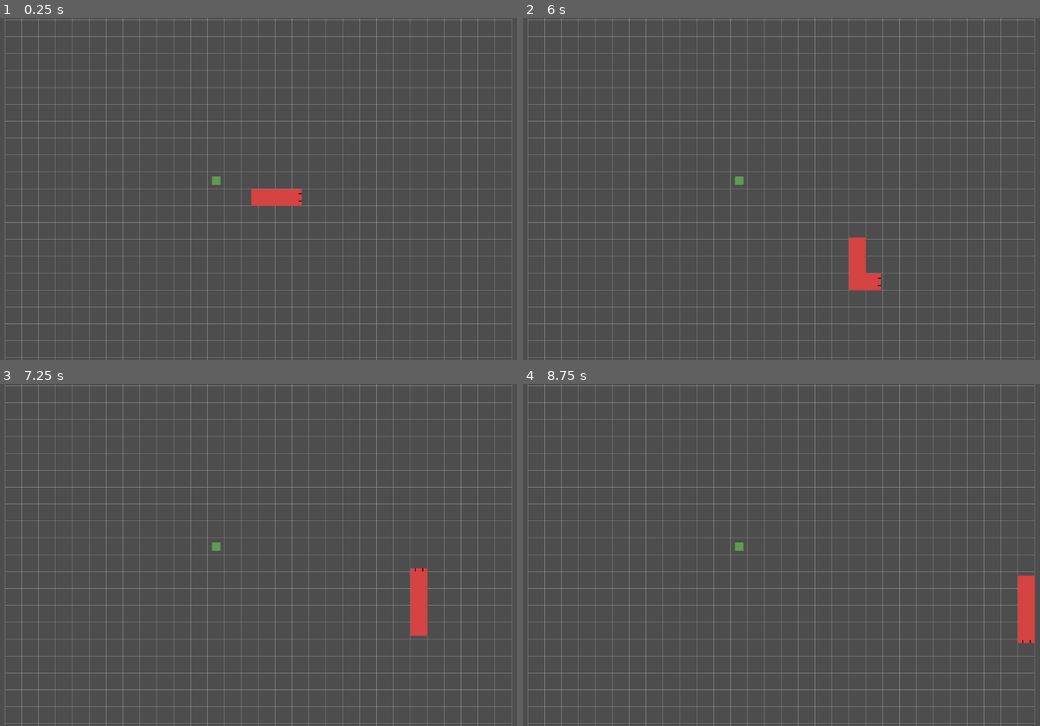
Above: before the commit, frames 1-4 (two rows, left to right).
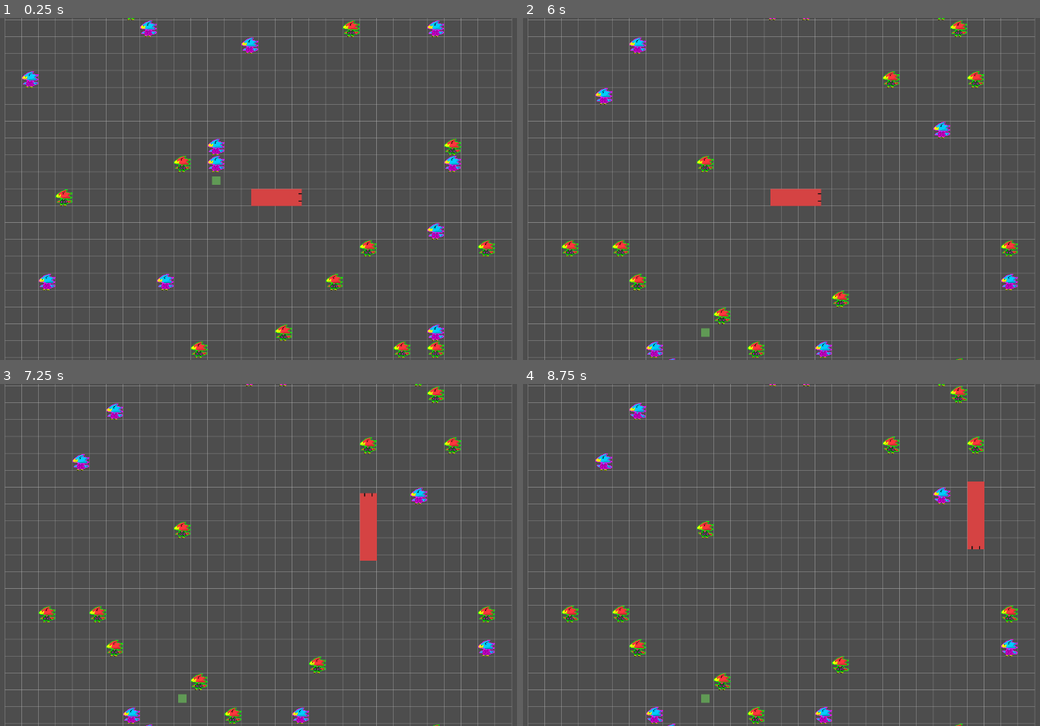
Above: after the commit, the same moments.

Repository: Morogox/Snakes2
Game: Godot game, scene res://Scenes/main.tscn
Two runs of this game, one before a commit and one after it. Both use one fixed random seed, a clock stepped at 60 frames per second and the inputs below.
Inputs:
- Up to frame 1 (0.25 s): no input
- Up to frame 2 (6 s): hold D (ui_right) 0.53-1.28 s; hold S (ui_down) 1.28-2.03 s; hold D (ui_right) 2.03-2.78 s; hold W (ui_up) 2.78-3.53 s; hold A (ui_left) 3.53-5.03 s; hold S (ui_down) 5.03-5.78 s; hold D (ui_right) from 5.78 s (still down)
- Up to frame 3 (7.25 s): release D (ui_right) at 6.53 s; hold W (ui_up) from 6.53 s (still down)
- Up to frame 4 (8.75 s): release W (ui_up) at 7.28 s; hold D (ui_right) 7.28-8.03 s; hold S (ui_down) from 8.03 s (still down)

The runs differ from the first frame. In frame 1, 2.3% of the frame differs, in the area x 4-96%, y 0-100%; in frame 2, 3.1%; in frame 3, 3.2%; in frame 4, 3.3%, in the area x 7-100%, y 0-100%.

Commit message:
v1.5.0.0 Berd
Added Birds, they dance there, they hurt, but they don't move yet

Diff:
--- /dev/null
+++ b/Scenes/Birds.tscn
@@ -0,0 +1,58 @@
+[gd_scene load_steps=10 format=3 uid="uid://d234hq0eegw1w"]
+
+[ext_resource type="Script" uid="uid://bsyn8y0l8ph3e" path="res://Scripts/birds.gd" id="1_m5g7g"]
+[ext_resource type="Texture2D" uid="uid://dlc74sdlpwvs7" path="res://Sprites/Bird0_Placeholder.png" id="2_ybfro"]
+[ext_resource type="Texture2D" uid="uid://c4o272tl6bysp" path="res://Sprites/Bird1_Placeholder.png" id="3_c1cmb"]
+
+[sub_resource type="AtlasTexture" id="AtlasTexture_0cfi1"]
+atlas = ExtResource("2_ybfro")
+region = Rect2(0, 0, 32, 32)
+
+[sub_resource type="AtlasTexture" id="AtlasTexture_dgnro"]
+atlas = ExtResource("2_ybfro")
+region = Rect2(32, 0, 32, 32)
+
+[sub_resource type="AtlasTexture" id="AtlasTexture_a1cyo"]
+atlas = ExtResource("3_c1cmb")
+region = Rect2(0, 0, 32, 32)
+
+[sub_resource type="AtlasTexture" id="AtlasTexture_wx8xo"]
+atlas = ExtResource("3_c1cmb")
+region = Rect2(32, 0, 32, 32)
+
+[sub_resource type="SpriteFrames" id="SpriteFrames_y5qhb"]
+animations = [{
+"frames": [{
+"duration": 1.0,
+"texture": SubResource("AtlasTexture_0cfi1")
+}, {
+"duration": 1.0,
+"texture": SubResource("AtlasTexture_dgnro")
+}],
+"loop": true,
+"name": &"Bird0",
+"speed": 5.0
+}, {
+"frames": [{
+"duration": 1.0,
+"texture": SubResource("AtlasTexture_a1cyo")
+}, {
+"duration": 1.0,
+"texture": SubResource("AtlasTexture_wx8xo")
+}],
+"loop": true,
+"name": &"Bird1",
+"speed": 5.0
+}]
+
+[sub_resource type="RectangleShape2D" id="RectangleShape2D_maxdq"]
+
+[node name="Birds" type="Area2D" groups=["Birds"]]
+script = ExtResource("1_m5g7g")
+
+[node name="AnimatedSprite2D" type="AnimatedSprite2D" parent="."]
+sprite_frames = SubResource("SpriteFrames_y5qhb")
+animation = &"Bird0"
+
+[node name="CollisionShape2D" type="CollisionShape2D" parent="."]
+shape = SubResource("RectangleShape2D_maxdq")
--- a/Scenes/main.tscn
+++ b/Scenes/main.tscn
@@ -1,8 +1,24 @@
-[gd_scene load_steps=8 format=3 uid="uid://bbl3meksyecp3"]
+[gd_scene load_steps=10 format=3 uid="uid://bbl3meksyecp3"]
 
 [ext_resource type="Script" uid="uid://cudp6vefwxmx5" path="res://Scripts/main.gd" id="1_bo1nx"]
 [ext_resource type="PackedScene" uid="uid://cf6rq26mmu03p" path="res://Scenes/snake_head.tscn" id="1_jjgbg"]
-[ext_resource type="PackedScene" uid="uid://ct3pioheqxk0x" path="res://Scenes/SnakeSegment.tscn" id="4_kry3j"]
+[ext_resource type="Texture2D" uid="uid://bscpf346guwwr" path="res://Sprites/snakeSegment.png" id="3_8gbba"]
+
+[sub_resource type="RectangleShape2D" id="RectangleShape2D_cjwfd"]
+size = Vector2(31, 31)
+
+[sub_resource type="PackedScene" id="PackedScene_jjvhh"]
+_bundled = {
+"conn_count": 0,
+"conns": PackedInt32Array(),
+"editable_instances": [],
+"names": PackedStringArray("SnakeSegment", "Area2D", "body", "Sprite2D", "Sprite2D", "texture", "CollisionShape2D", "CollisionShape2D", "shape", "Sprite2D2", "Sprite2D", "position", "texture"),
+"node_count": 4,
+"node_paths": [NodePath("."), NodePath("."), NodePath(".")],
+"nodes": PackedInt32Array(-1, -1, 1, 0, -1, 0, 1, 2, 1073741824, 0, 4, 3, -1, 1, 5, 0, 0, 1073741825, 0, 7, 6, -1, 1, 8, 1, 0, 1073741826, 0, 10, 9, -1, 2, 11, 2, 12, 3, 0),
+"variants": [ExtResource("3_8gbba"), SubResource("RectangleShape2D_cjwfd"), Vector2(32, 0), ExtResource("3_8gbba")],
+"version": 3
+}
 
 [sub_resource type="WorldBoundaryShape2D" id="WorldBoundaryShape2D_bo1nx"]
 distance = -128.0
@@ -20,7 +36,7 @@
 script = ExtResource("1_bo1nx")
 
 [node name="SnakeHead" parent="." instance=ExtResource("1_jjgbg")]
-segment_scene = ExtResource("4_kry3j")
+segment_scene = SubResource("PackedScene_jjvhh")
 starting_segments = 3
 
 [node name="WorldBoundaries" type="StaticBody2D" parent="." groups=["Boundaries"]]
--- a/Scripts/Apple.gd
+++ b/Scripts/Apple.gd
@@ -1,9 +1,9 @@
 extends Node2D
 
-@export var grid_size := 32
-@export var world_size := Vector2(1024, 1024) # match WorldBoundaries
+#@export var grid_size := 32
+#@export var world_size := Vector2(1024, 1024) # match WorldBoundaries
 
-func randomize_position():
-	var grid_x = randi_range(0, int(world_size.x / grid_size) - 1)
-	var grid_y = randi_range(0, int(world_size.y / grid_size) - 1)
-	position = Vector2(grid_x, grid_y) * grid_size
+#func randomize_position():         # This is useless for now, main does it for them
+	#var grid_x = randi_range(0, int(world_size.x / grid_size) - 1)
+	#var grid_y = randi_range(0, int(world_size.y / grid_size) - 1)
+	#position = Vector2(grid_x, grid_y) * grid_size
--- /dev/null
+++ b/Scripts/birds.gd
@@ -0,0 +1,55 @@
+extends Area2D
+
+# Lots of code here is just copied from the snake_head, will be useful when we want to make the birds move
+# Especially if they're supposed to be intelligent
+
+#@onready var main = get_parent()
+#@onready var snake = $SnakeHead
+#@onready var grid_size = main.GRID_SIZE
+#@onready var CELL_OFFSET = main.CELL_OFFSET
+
+#@export var move_delay = 0.15 # Could be useful when they move
+
+#var snake_pos_on_spawn = snake.snake_pos
+#var snake_direction = snake.direction
+#var snake_target = snake.target_pixel_pos
+# A good enemy is an informed enemy! But it breaks if done up here
+# Probably because the birds spawn on spawn and the snake lags behind or something
+
+#@export var world_size := Vector2(1024, 1024) # match WorldBoundaries
+
+@export var min_type: int = 0
+@export var max_type: int = 1
+@export var type: int = -1
+
+@onready var sprite = $AnimatedSprite2D
+
+#var bird_pos = Vector2.ZERO   # grid coordinates
+#var direction = Vector2.RIGHT
+#var prev_pixel_pos = Vector2.ZERO
+#var target_pixel_pos = Vector2.ZERO
+
+#const DIR_ROTATIONS = {
+	#Vector2.RIGHT: 0,
+	#Vector2.LEFT: PI,
+	#Vector2.UP: -PI/2,
+	#Vector2.DOWN: PI/2
+#}
+
+#var move_timer = move_delay
+
+func _ready():
+	call_deferred("randomize_type") # Into the trenches you go little blue/red bird
+	# In this world you cannot choose what you're born as
+	# ...but you can choose what you become
+
+func _process(delta: float) -> void:
+	pass # For now they sit, soon they'll run
+
+func randomize_type():
+	type = randi_range(min_type, max_type) # Min and Max allow for changing what types can spawn, meaning more advanced ones could be later and simple removed
+	# That said, might need a different system if spawning is to be set amounts of a type
+	sprite.play("Bird"+str(type))
+	# The current idle animation's Bird0 or Bird1, this works
+	# And it should work even if each type will have more than 1 animation
+	# ((they will, at LEAST: Walk, shoot, and possibly die))
--- a/Scripts/main.gd
+++ b/Scripts/main.gd
@@ -17,6 +17,7 @@
 @onready var camera = $Camera2D
 
 @onready var AppleScene = preload("res://Scenes/Apple.tscn")
+@onready var BirdScene = preload("res://Scenes/birds.tscn")
 
 var left
 var right
@@ -26,8 +27,9 @@
 var grid_origin = Vector2.ZERO
 
 # 2d array use to keep track of map state
-# 0 = empty, 1 = snake, 2 = apple
+# 0 = empty, 1 = snake, 2 = apple, 3 = bird
 var grid_map = []
+@export var check_depth: int = 2 # Determines how much leniency there is for spawncamp prevention, keep whole & >0, 2 is a good amount
 
 func _ready():
 	for wall in [top_wall, bottom_wall, left_wall, right_wall]:
@@ -51,6 +53,11 @@
 		for y in range(grid_height):
 			grid_map[x].append(0)
 
+	# Protect the snake by making its spawn in the array at initialization, unsure if it clears after ((I think the tail takes care of it))
+	var snake_spawn
+	snake_spawn = Vector2(floor(grid_width / 2), floor(grid_height / 2))
+	set_grid_cell_if_valid(snake_spawn, 1)
+
 	# Center the camera
 	camera.position = Vector2((left + right)/2, (top + bottom)/2)
 
@@ -59,6 +66,9 @@
 
 	randomize()  # seed RNG
 	spawn_apple()
+	for x in range(0,30): # I just made it spawn 30 birds for now
+		spawn_bird()
+	print_grid_map() # For debugging purposes
 
 func _draw():
 	var start_pos = Vector2(left, top)
@@ -85,13 +95,65 @@
 		var cell_x = randi_range(0, grid_width - 1)
 		var cell_y = randi_range(0, grid_height - 1)
 		cell_pos = Vector2(cell_x, cell_y)
-		print("CHECKING FOR FREE SPOT AT ", cell_pos)
+		print("CHECKING FOR FREE SPOT FOR APPLE AT ", cell_pos)
 		if grid_map[cell_x][cell_y] == 0:
 			break  # Found a free cell
 
 	set_grid_cell_if_valid(cell_pos, 2)
 	var pos = grid_origin + cell_pos * GRID_SIZE + CELL_OFFSET
 	apple.position = pos
+
+func spawn_bird():
+	# Copies the code for spawning an apple... but for a bird
+	if !find_grid_value(0):
+		print("NO FREE SPACE FOUND, EXITING")
+		return
+
+	var bird = BirdScene.instantiate()
+	add_child(bird)
+	var cell_pos: Vector2
+
+	while true:
+		var cell_x = randi_range(0, grid_width - 1)
+		var cell_y = randi_range(0, grid_height - 1)
+		cell_pos = Vector2(cell_x, cell_y)
+		print("CHECKING FOR FREE SPOT FOR BIRD AT ", cell_pos)
+		if grid_map[cell_x][cell_y] == 0: # Found a free cell
+			if anti_spawncamp(cell_x, cell_y) == true: # But is it near the snake?
+				break  # It's free and far from snek
+
+	set_grid_cell_if_valid(cell_pos, 3) # 3 should be bird I think
+	var pos = grid_origin + cell_pos * GRID_SIZE + CELL_OFFSET
+	bird.position = pos
+
+func anti_spawncamp(cell_x, cell_y): # Because you don't want a bird right in front of your face immediately and neither do we
+	var center_pos: Vector2
+	center_pos = Vector2(cell_x, cell_y) # This actually is useless, maybe not for debugging though
+	var z: int = check_depth # z is easier to write than check_depth
+	var row: int = -z
+	var col: int = -z
+	while true:
+		if grid_map[cell_x + row][cell_y + col] == 1: # SHOULD MEAN IF IT'S A SNAKE
+			break # Not a good spot
+		row += 1
+		if row == z + 1: # At the end of a row
+			row = -z
+			col += 1
+		if cell_x + row == 30:
+			# For some reason, the array of grid_map doesn't like going over 30
+			# I'm guessing it's because it's trying to reach outside the grid
+			# but outside the grid doesn't exist...
+			# Welp, our grid is a square so if it reaches 30 then it should be far from the snake anyway
+			# ...unless it's just that grid_map[x][y] == 1 to check for a snake isn't the right format
+			row = -z
+			col += 1
+		if cell_y + col == 30:
+			# Same deal as the paragraph above, though if it's the last column it's fine to return true
+			return true
+		if col == z + 1: # If all columns clear, great!
+			return true # Good spot
+
+	return false # We broke, it's not a good spot, report back
 
 func set_grid_cell_if_valid(pos: Vector2, value: int):
 	var x = int(pos.x)
@@ -103,7 +165,7 @@
 func find_grid_value(value: int) -> bool:
 	for row in grid_map:
 		for v in row:
-			if v == 0:
+			if v == value:
 				return true
 	return false
 
@@ -115,6 +177,7 @@
 				0: row += "."  # empty
 				1: row += "S"  # snake
 				2: row += "A"  # apple
+				3: row += "B"  # bird
 			row += " "
 		print(row)
 	print("\n")
--- a/Scripts/snake_head.gd
+++ b/Scripts/snake_head.gd
@@ -227,7 +227,7 @@
 		area.queue_free() # remove apple
 		main.spawn_apple() # respawn a new one
 		_grow(1) # grow snake by 1
-	elif area.is_in_group("Segment"):
+	elif area.is_in_group("Segment") or area.is_in_group("Birds"):
 		get_tree().change_scene_to_file("res://scenes/main.tscn")
 
 
--- a/project.godot
+++ b/project.godot
@@ -28,6 +28,7 @@
 Boundaries=""
 Apple=""
 Segments=""
+Birds=""
 
 [input]
 
Not shown, added: Scripts/birds.gd.uid
Binary file added: Sprites/Bird0_Placeholder.png
Not shown, added: Sprites/Bird0_Placeholder.png.import
Binary file added: Sprites/Bird1_Placeholder.png
Not shown, added: Sprites/Bird1_Placeholder.png.import
